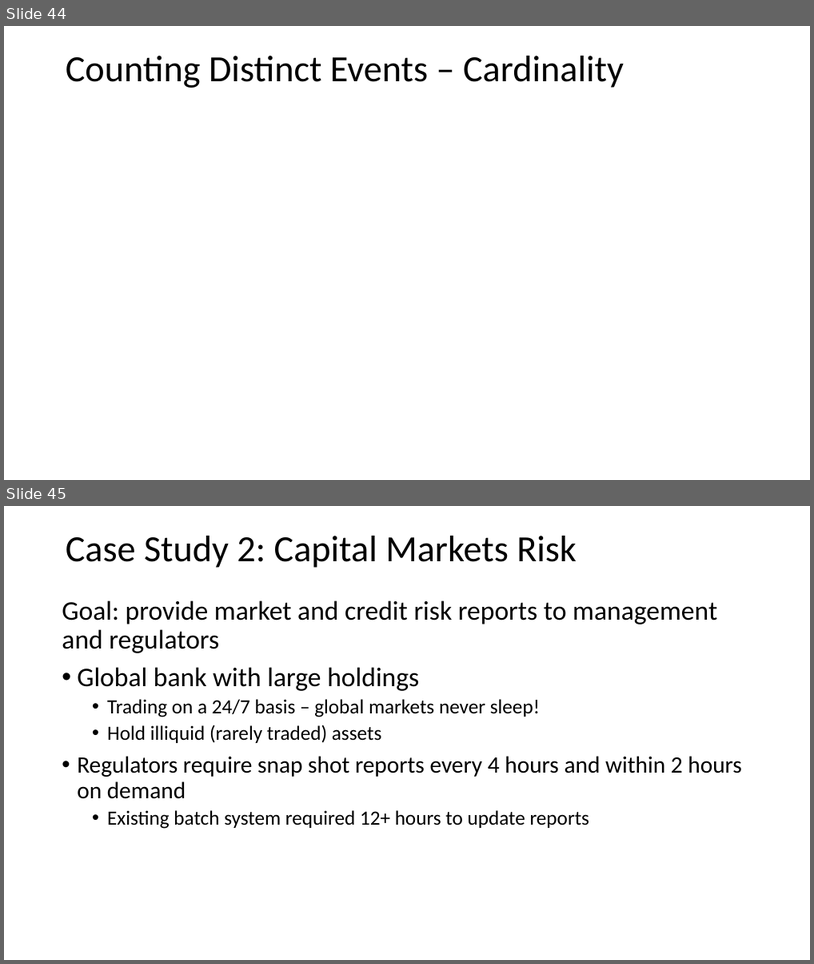
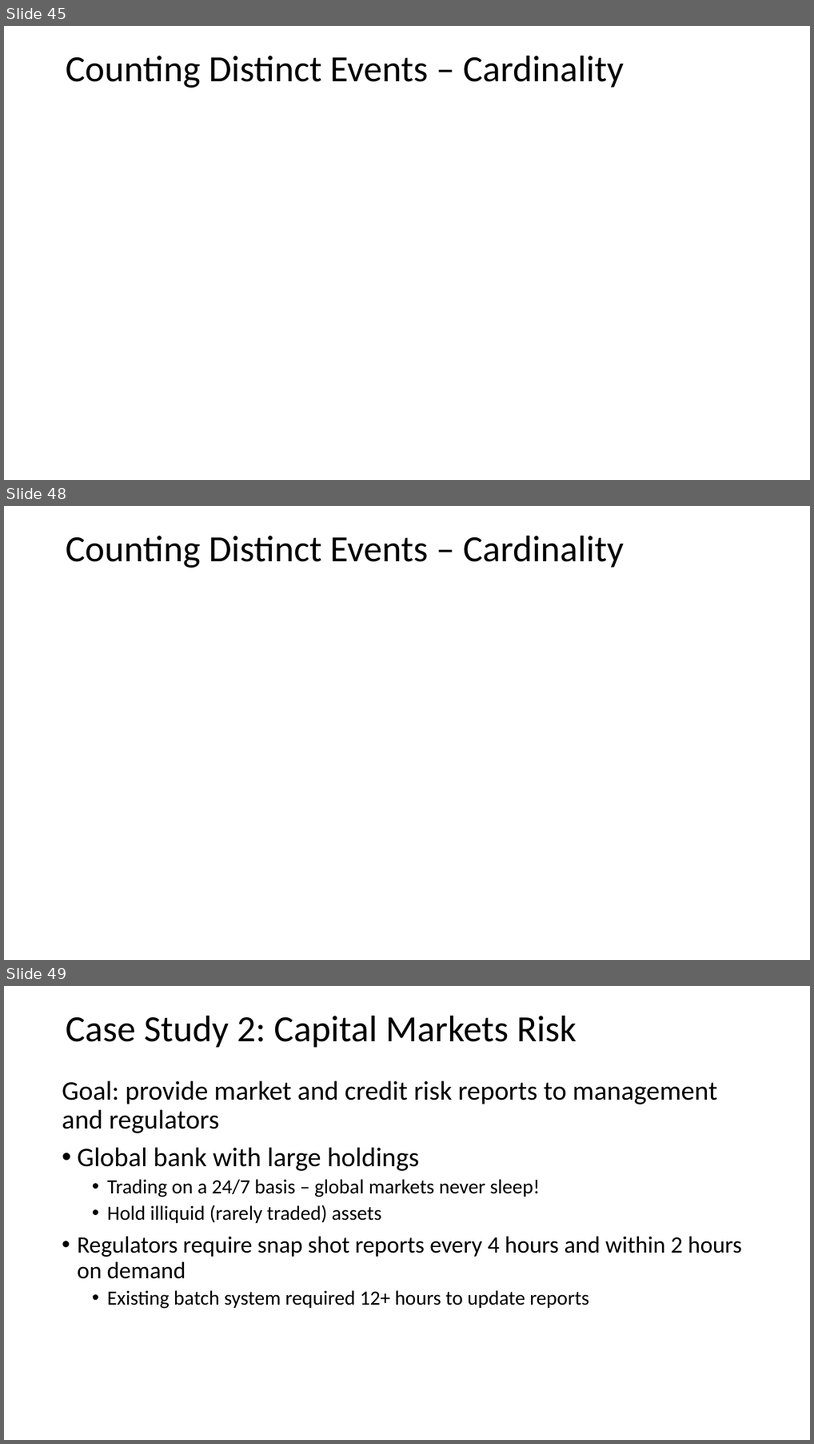
Before and after one commit to StephenElston/CSCI-E-108, a slide deck: slides/3_StreamingAnalytics.pptx. Shown one above the other, each under a label of ours: slides 44 and 45 before the commit, slides 45, 48 and 49 after it; the slides between them are not shown. The pictures are 814x964 and 814x1444 pixels, drawn with LibreOffice and Linux fonts; fonts in the diff are those of the drawing; grey boxes stand for pictures. Boxes give left, top, right and bottom in pixels: in the first picture for what was removed or moved away, otherwise in the second. Text is boxed around its words. In the diff, an @@ line names an element or a change of style, - is before the commit and + after.

```diff
--- a/slides/3_StreamingAnalytics.pptx
+++ b/slides/3_StreamingAnalytics.pptx
@@ slide 48 added at box(4, 506, 810, 960), background #FFFFFF @@
@@ text added at box(66, 536, 624, 568), 44 pt, text #000000 @@
+Counting Distinct Events – Cardinality
@@ what was slide 44 is now slide 45 @@
@@ what was slide 45 is now slide 49 @@
```
Also in this commit, not shown: 3 other slides added.
